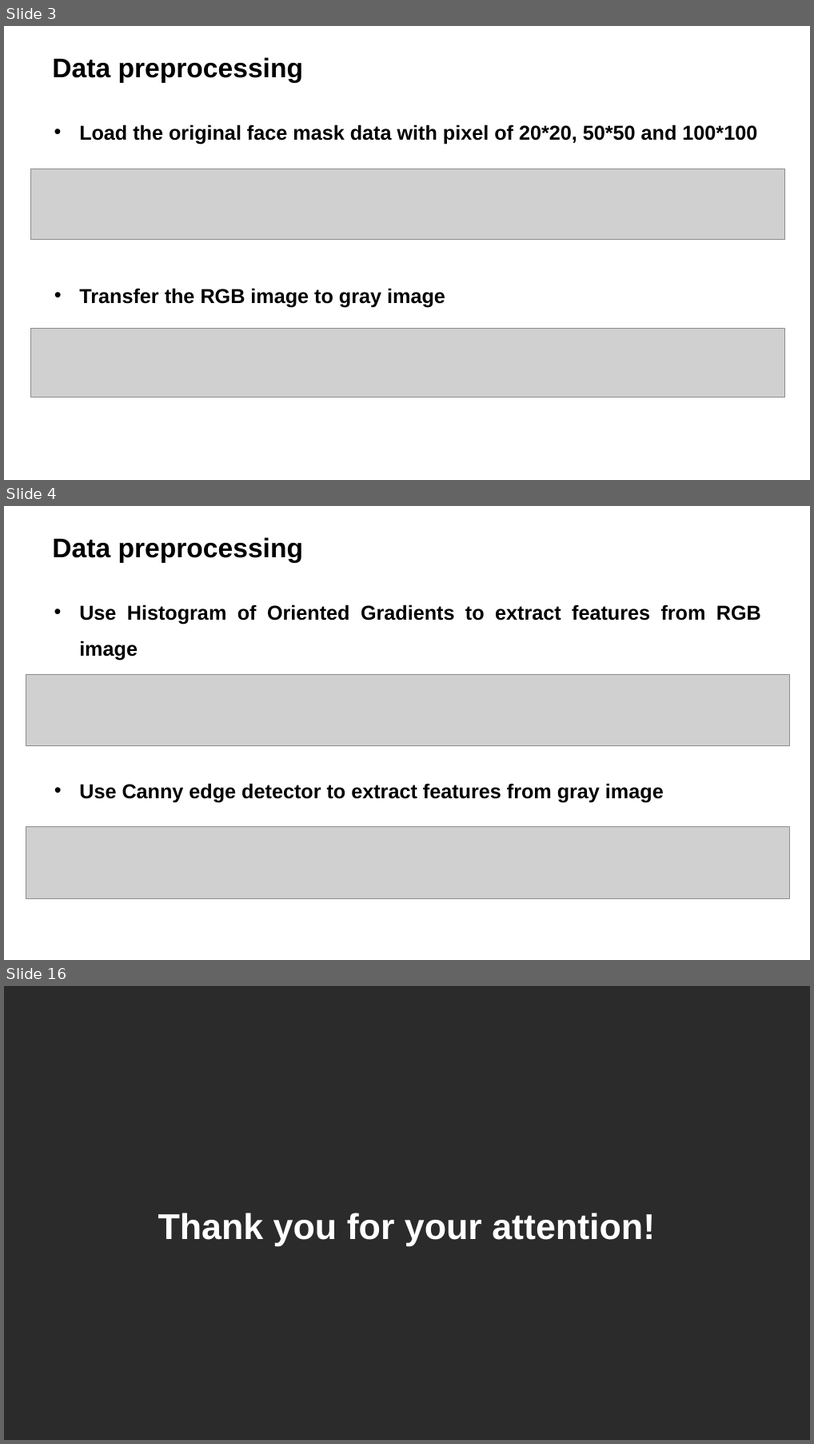
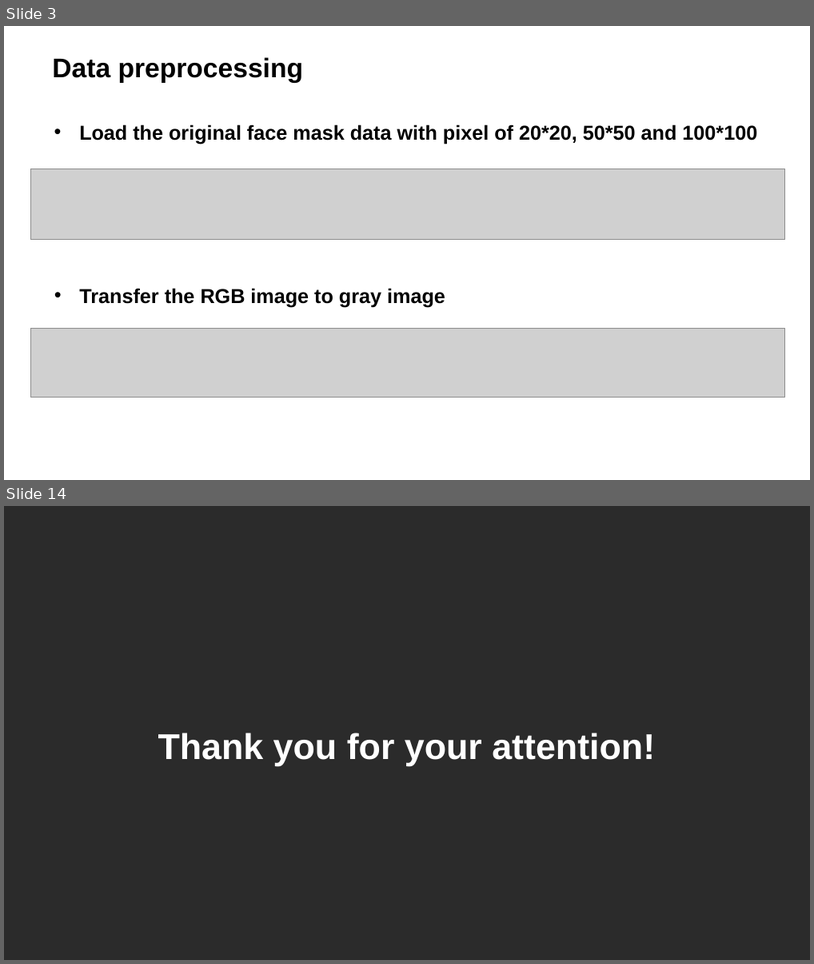
Before and after one commit to GuoJiaqi-1020/EE-475-ML-Final-Project, a slide deck: ML_Final_guojiaqi.pptx. Shown one above the other, each under a label of ours: slides 3, 4 and 16 before the commit, slides 3 and 14 after it; the slides between them are not shown. The pictures are 814x1444 and 814x964 pixels, drawn with LibreOffice and Linux fonts; fonts in the diff are those of the drawing; grey boxes stand for pictures; background and template pictures are left out; a plain dark background stands for a picture behind light text. Boxes give left, top, right and bottom in pixels: in the first picture for what was removed or moved away, otherwise in the second. Text is boxed around its words. In the diff, an @@ line names an element or a change of style, - is before the commit and + after.

```diff
--- a/ML_Final_guojiaqi.pptx
+++ b/ML_Final_guojiaqi.pptx
@@ slide 4 removed at [4,506,810,960], background picture (left out) @@
@@ text removed at [52,537,303,563] @@
-Data preprocessing
@@ text removed at [79,604,762,660] @@
-• Use Histogram of Oriented Gradients to extract features from RGB image
@@ picture removed at [26,675,790,745] @@
@@ text removed at [79,783,664,802] @@
-• Use Canny edge detector to extract features from gray image
@@ picture removed at [26,826,790,898] @@
@@ page number removed at [582,926,770,950] @@
-3
@@ what was slide 16 is now slide 14 @@
```
Also in this commit, not shown: 8 slides changed, 2 slides added, 3 other slides removed, 2 other files.
